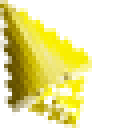
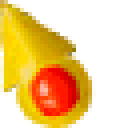
The second 128px x 128px image is a revision of the first. Changes to its layers:
added layer "Player Map Arrow v3.2" above "Cursor" over (x1=0, y1=0, x2=96, y2=128)
hid "Layer 0" over (x1=0, y1=0, x2=92, y2=128)
